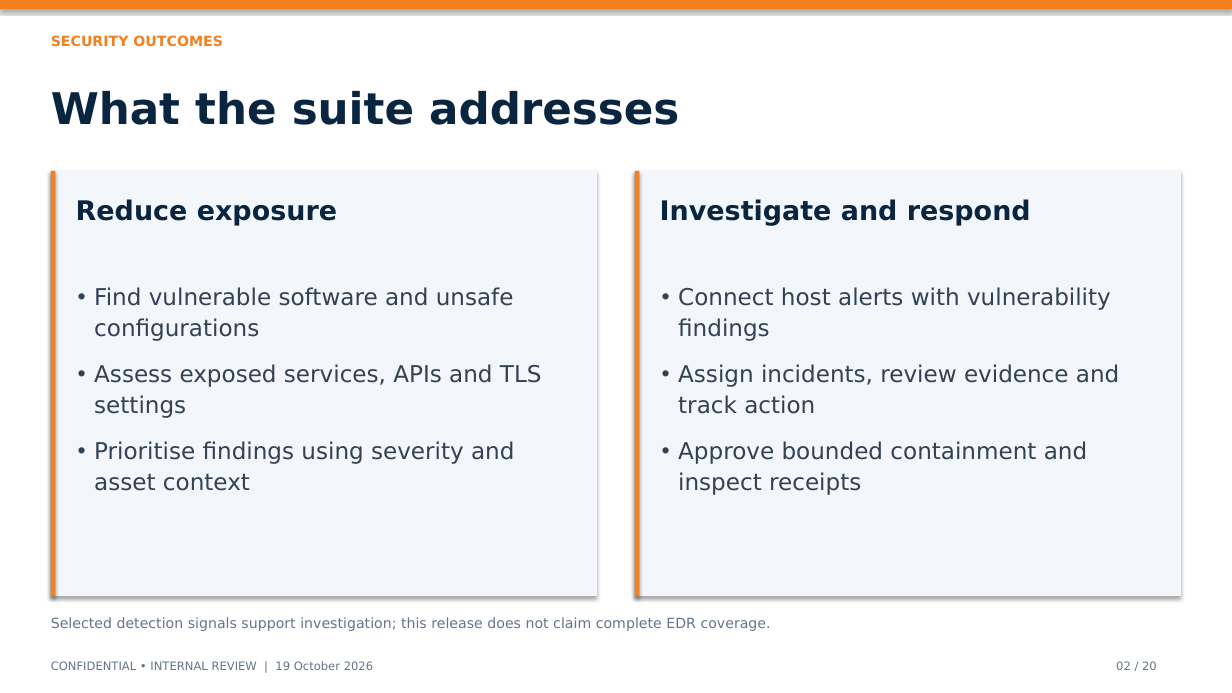
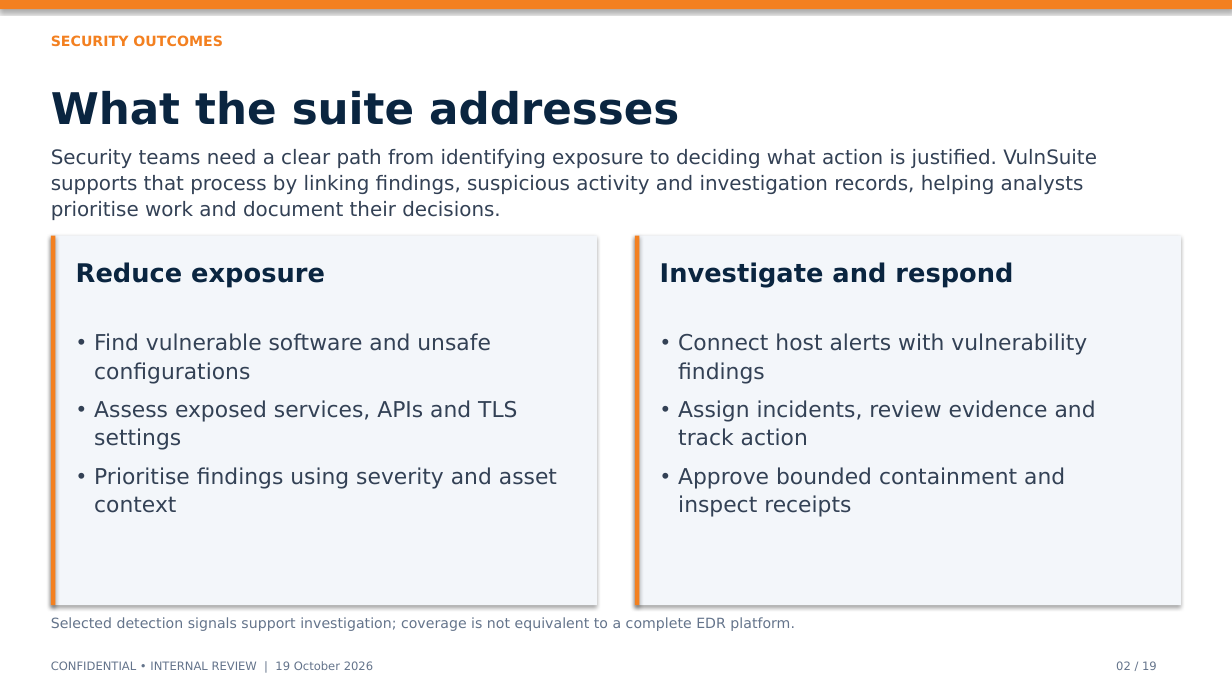
Before and after one commit to harshitrathi14/vulnsuite, a slide deck: slide 2 of VulnSuite_Executive_Deck.pptx. Drawn at 1232x693 pixels with LibreOffice and Linux fonts; fonts in the diff are those of the drawing. Boxes give left, top, right and bottom in pixels: in the first picture for what was removed or moved away, otherwise in the second. Text is boxed around its words. In the diff, an @@ line names an element or a change of style, - is before the commit and + after.

Commit message:
Present VulnSuite as an introduction with feature explanations

```diff
--- a/VulnSuite_Executive_Deck.pptx
+++ b/VulnSuite_Executive_Deck.pptx
@@ text added at [51, 149, 1097, 220], 15.5 pt, text #334155 @@
+Security teams need a clear path from identifying exposure to deciding what action is justified. VulnSuite supports that process by linking findings, suspicious activity and investigation records, helping analysts prioritise work and document their decisions.
@@ rectangle: place and size @@
-rectangle at [51, 171, 597, 596]
+rectangle at [51, 236, 597, 605]
@@ rectangle: place and size @@
-rectangle at [51, 171, 55, 596]
+rectangle at [51, 236, 55, 605]
@@ rectangle: place and size @@
-rectangle at [635, 171, 1181, 596]
+rectangle at [635, 236, 1181, 605]
@@ rectangle: place and size @@
-rectangle at [635, 171, 640, 596]
+rectangle at [635, 236, 640, 605]
@@ text "Reduce exposure": place and size @@
-text "Reduce exposure" at [76, 199, 337, 226]
+text "Reduce exposure" at [76, 262, 325, 288]
@@ text "Reduce exposure" at [76, 262, 325, 288]: size 21 to 20 pt @@
@@ text "Investigate and respond" at [660, 262, 1013, 288]: size 21 to 20 pt @@
@@ text "Investigate and respond": place and size @@
-text "Investigate and respond" at [660, 199, 1031, 226]
+text "Investigate and respond" at [660, 262, 1013, 288]
@@ text "Find vulnerable software and unsafe ...": place and size @@
-text "Find vulnerable software and unsafe ..." at [94, 287, 542, 491]
+text "Find vulnerable software and unsafe ..." at [94, 333, 557, 513]
@@ text "Find vulnerable software and unsafe ..." at [94, 333, 557, 513]: size 18 to 17 pt; line spacing 24pt to 22pt; less space between paragraphs @@
@@ text "Connect host alerts with vulnerability ..." at [678, 333, 1096, 517]: size 18 to 17 pt; line spacing 24pt to 22pt; less space between paragraphs @@
@@ text "Connect host alerts with vulnerability ...": place and size @@
-text "Connect host alerts with vulnerability ..." at [678, 287, 1119, 495]
+text "Connect host alerts with vulnerability ..." at [678, 333, 1096, 517]
@@ text at [51, 617, 795, 631]: text changed @@
-Selected detection signals support investigation; this release does not claim complete EDR coverage.
+Selected detection signals support investigation; coverage is not equivalent to a complete EDR platform.
@@ text at [1116, 661, 1157, 670]: text changed @@
-02 / 20
+02 / 19
```
Also in this commit, not shown: 16 other slides changed, 2 slides added, 3 slides removed, 14 other files.
